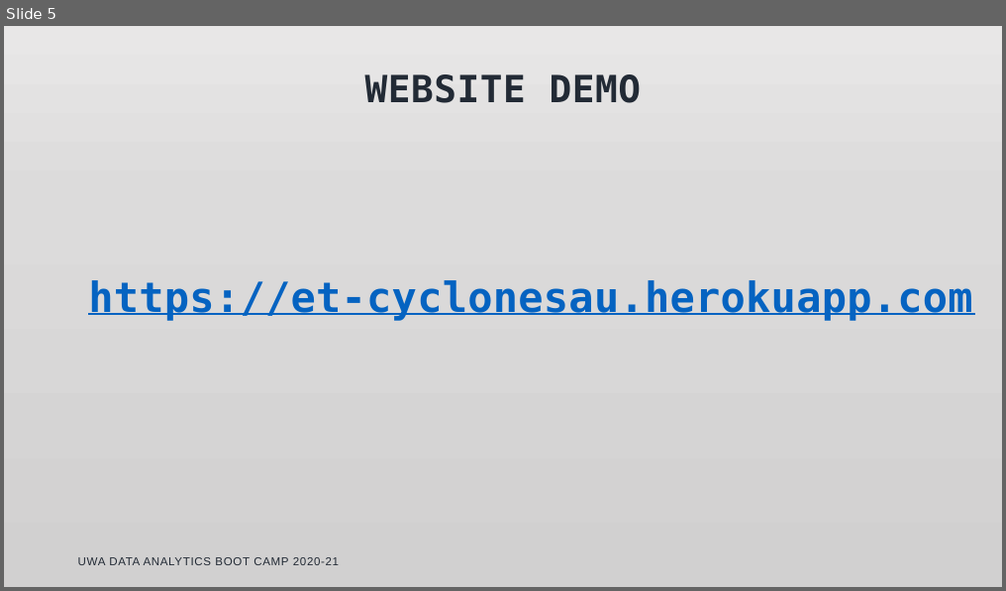
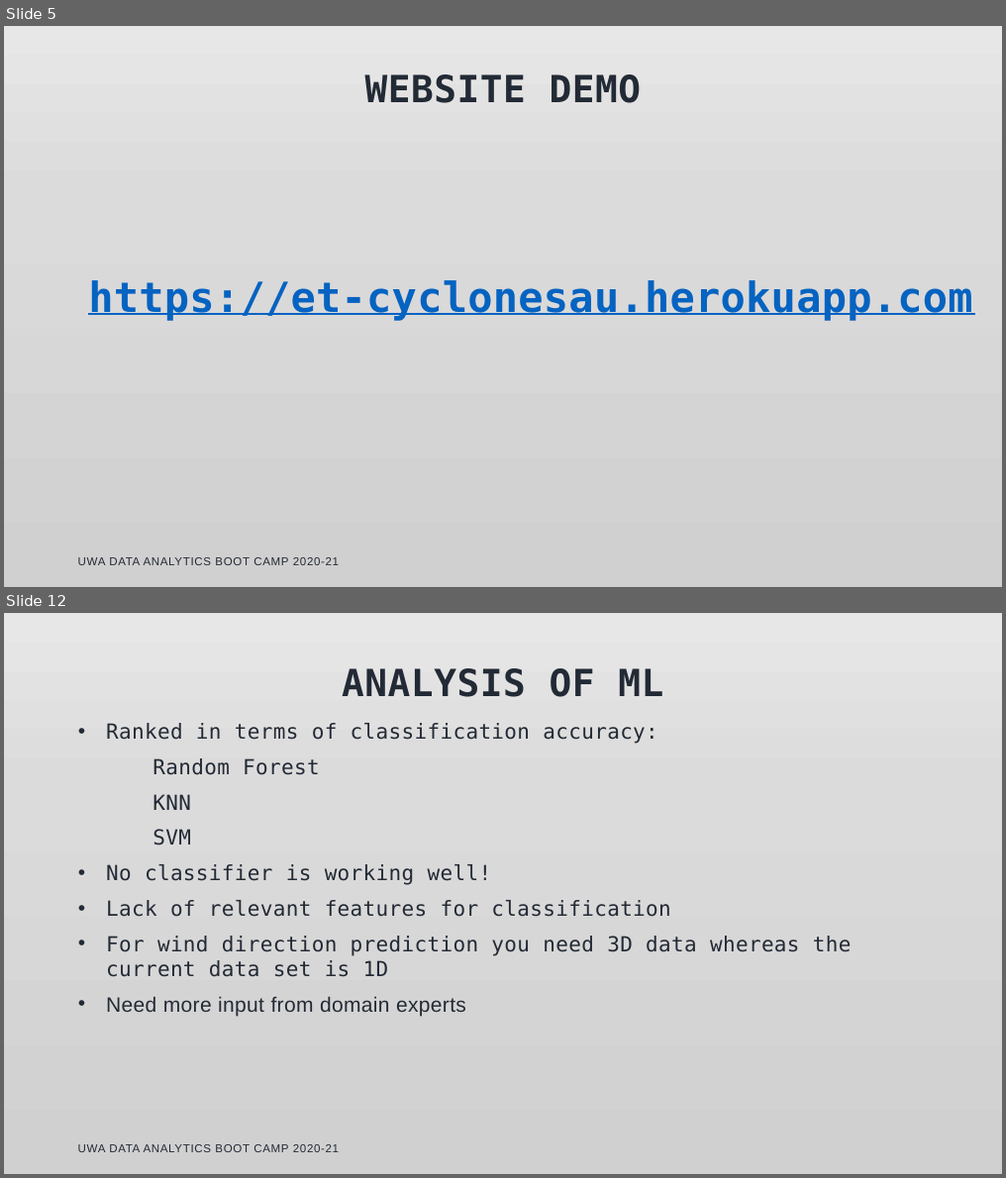
Before and after one commit to etassone1974/UWA-Project-3, a slide deck: Cyclones In Australia.pptx. Shown one above the other, each under a label of ours: slide 5 before the commit, slides 5 and 12 after it; the slides between them are not shown. The pictures are 1006x591 and 1006x1178 pixels, drawn with LibreOffice and Linux fonts; fonts in the diff are those of the drawing; background and template pictures are left out. Boxes give left, top, right and bottom in pixels: in the first picture for what was removed or moved away, otherwise in the second. Text is boxed around its words. In the diff, an @@ line names an element or a change of style, - is before the commit and + after.

```diff
--- a/Cyclones In Australia.pptx
+++ b/Cyclones In Australia.pptx
@@ slide 12 added at [4,613,1002,1174], background picture (left out) @@
@@ title added at [342,668,663,697], 36 pt, text #222A35, bold @@
+ANALYSIS OF ML
@@ text added at [106,723,851,1016], 20 pt, text #222A35 @@
+• Ranked in terms of classification accuracy:
+Random Forest
+KNN
+SVM
+• No classifier is working well!
+• Lack of relevant features for classification
+• For wind direction prediction you need 3D data whereas the current data set is 1D
+• Need more input from domain experts
@@ text added at [78,1145,339,1153], 11 pt, text #222A35 @@
+UWA DATA ANALYTICS BOOT CAMP 2020-21
```
Also in this commit, not shown: 1 slide changed, 6 other slides added, 3 other files.
